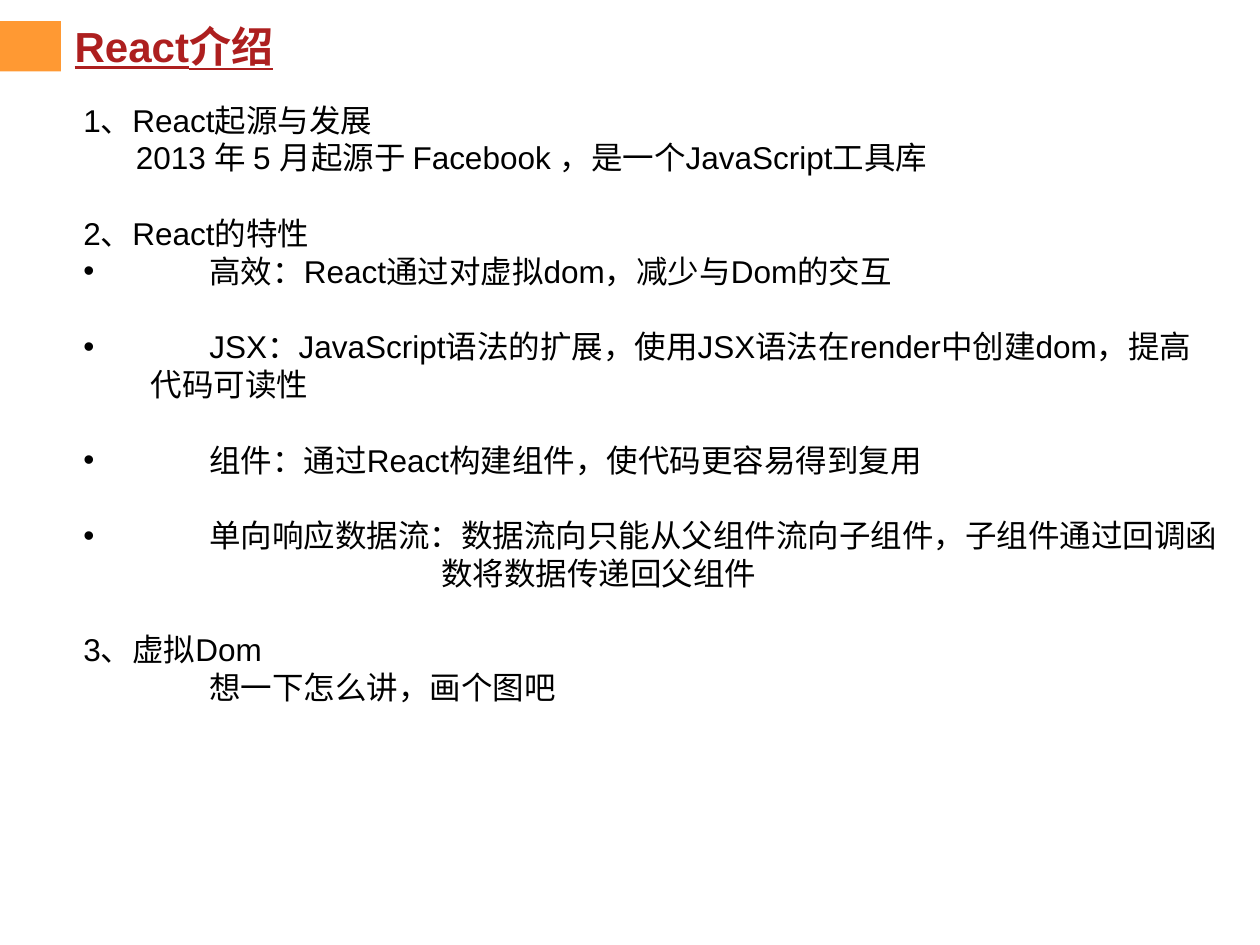
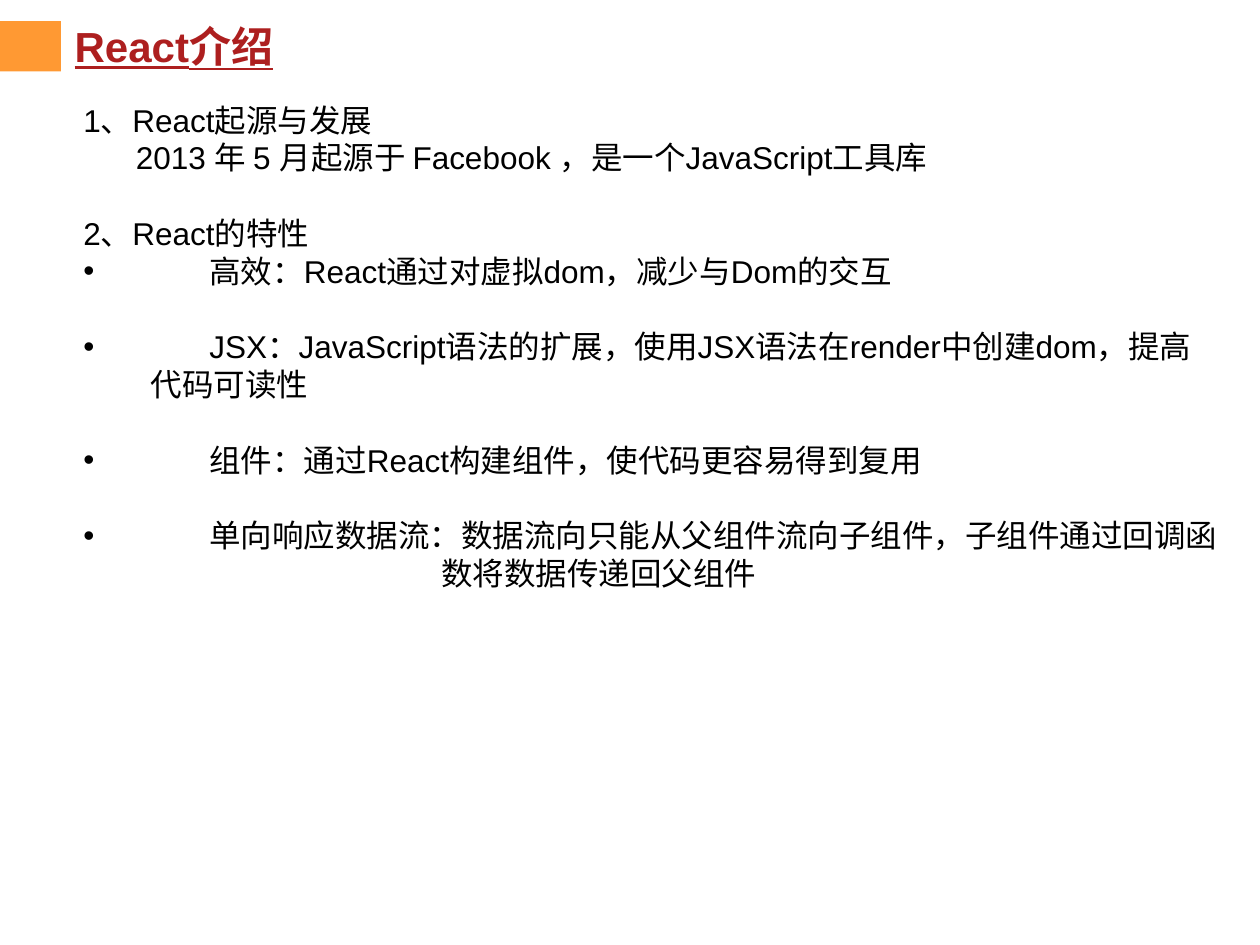
Before and after one commit to chenqiuli/JY_Peixun_1, a slide deck: slide 5 of PPT内容.pptx. Drawn at 1260x945 pixels with LibreOffice and Linux fonts; fonts in the diff are those of the drawing; background and template pictures are left out. Boxes give left, top, right and bottom in pixels: in the first picture for what was removed or moved away, otherwise in the second. Text is boxed around its words. In the diff, an @@ line names an element or a change of style, - is before the commit and + after.

```diff
--- a/PPT内容.pptx
+++ b/PPT内容.pptx
@@ text at [83,636,555,702]: paragraphs removed @@
-3、虚拟Dom
-想一下怎么讲，画个图吧
```
Also in this commit, not shown: 2 other slides changed, 16 slides added, 1 slide removed, 20 other files.
